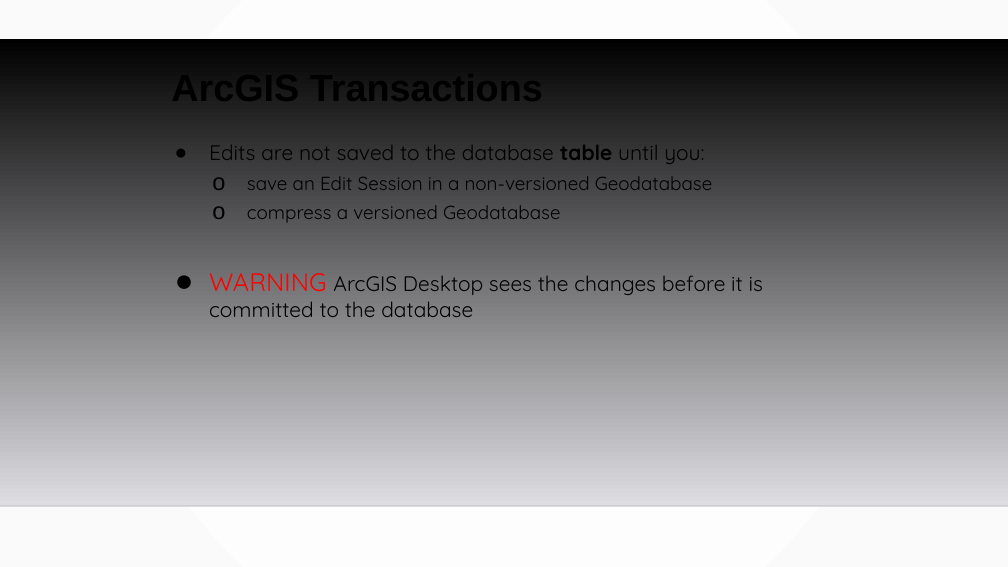
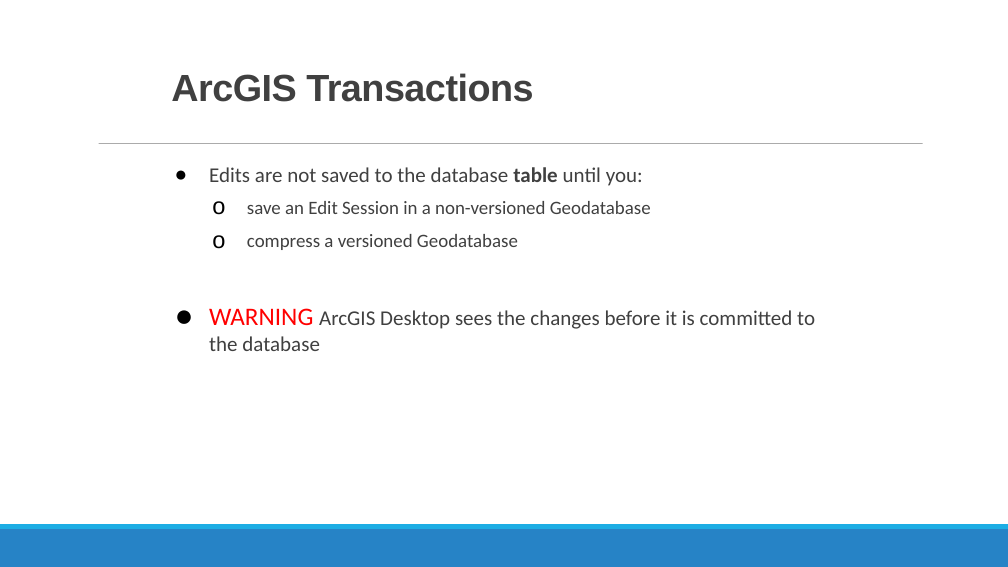
Before and after one commit to MGIS-UMN/GIS5577_week9, a slide deck: slide 8 of Database_Administration.odp. Drawn at 1008x567 pixels with LibreOffice and Linux fonts; fonts in the diff are those of the drawing; background and template pictures are left out. Boxes give left, top, right and bottom in pixels: in the first picture for what was removed or moved away, otherwise in the second. Text is boxed around its words. In the diff, an @@ line names an element or a change of style, - is before the commit and + after.

```diff
--- a/Database_Administration.odp
+++ b/Database_Administration.odp
@@ background gradient #FFFFFF to #FAFAFA to #FFFFFF @@
@@ title "ArcGIS Transactions" at (x1=171, y1=73, x2=533, y2=102): text colour #000000 to #404040, letter spacing 0 to -0.5 pt; line spacing 0.9 to 0.85 @@
@@ freeform shape removed at (x1=0, y1=39, x2=1008, y2=506) @@
@@ line added from (99, 144) to (923, 144), #7F7F7F 0.51 pt @@
@@ text "Edits are not saved to ..." moved from (x1=209, y1=145, x2=763, y2=317) to (x1=209, y1=167, x2=815, y2=351) @@
@@ text "Edits are not saved to ..." at (x1=209, y1=167, x2=815, y2=351): font Quicksand to Calibri, text colour #000000 to #404040; more space between paragraphs @@
@@ line removed from (0, 506) to (1008, 506) @@
@@ freeform shape added at (x1=0, y1=529, x2=1008, y2=567), fill #2683C6 @@
@@ freeform shape added at (x1=0, y1=524, x2=1008, y2=529), fill #1CADE4 @@
```
Also in this commit, not shown: 20 other slides changed.
